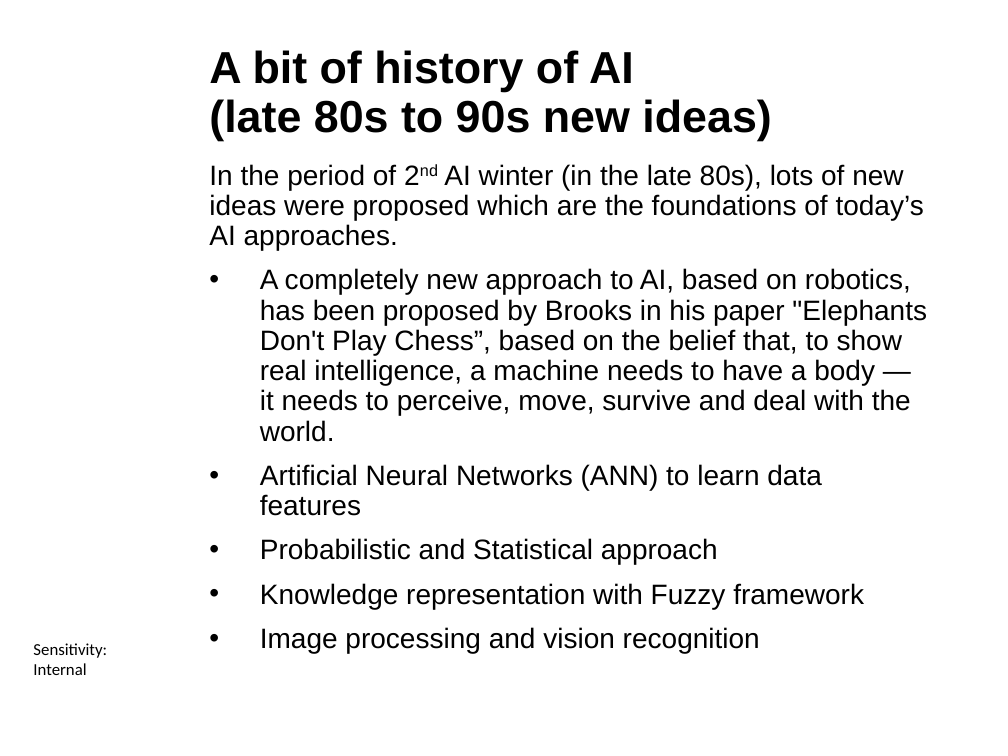
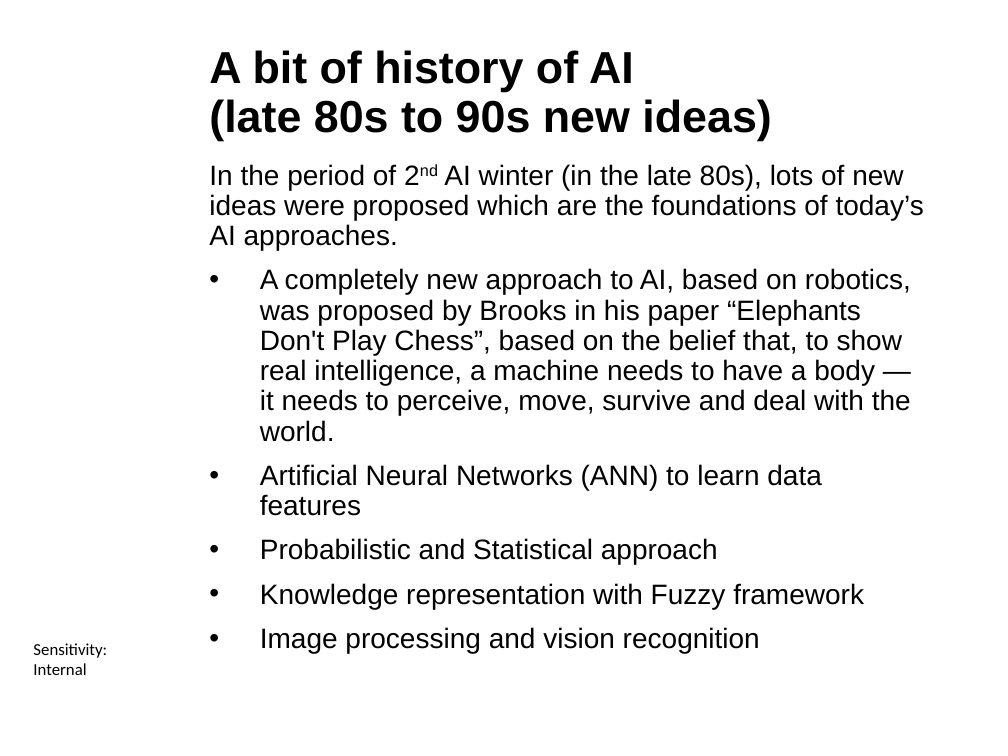
Before and after one commit to ctsallis/frontiers_in_ai_and_data_science, a slide deck: slide 28 of content/Lectures/Semester 1/Week 1/1 Lecture/1.1 Introduction to Frontiers in AI and Data Science (Lecture).pptx. Drawn at 1008x756 pixels with LibreOffice and Linux fonts; fonts in the diff are those of the drawing; background and template pictures are left out. Boxes give left, top, right and bottom in pixels: in the first picture for what was removed or moved away, otherwise in the second. Text is boxed around its words. In the diff, an @@ line names an element or a change of style, - is before the commit and + after.

```diff
--- a/content/Lectures/Semester 1/Week 1/1 Lecture/1.1 Introduction to Frontiers in AI and Data Science (Lecture).pptx
+++ b/content/Lectures/Semester 1/Week 1/1 Lecture/1.1 Introduction to Frontiers in AI and Data Science (Lecture).pptx
@@ text at (x1=260, y1=268, x2=911, y2=442): text changed @@
-  • A completely new approach to AI, based on robotics, has been proposed by Brooks in his paper "Elephants Don't Play Chess”, based on the belief that, to show real intelligence, a machine needs to have a body — it needs to perceive, move, survive and deal with the world.
+  • A completely new approach to AI, based on robotics, was proposed by Brooks in his paper “Elephants Don't Play Chess”, based on the belief that, to show real intelligence, a machine needs to have a body — it needs to perceive, move, survive and deal with the world.
```
Also in this commit, not shown: 11 other slides changed, 2 other files.
